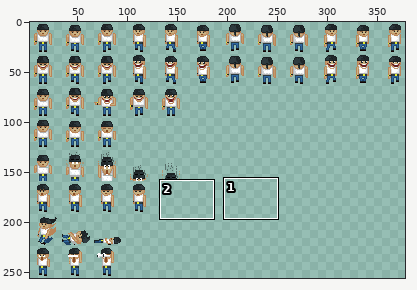
Sprite sheet -- gfx/Assets/Characters/bullo.png. Above: a wide view before the commit, with the close-up outlined.
Close-up. First the earlier version:
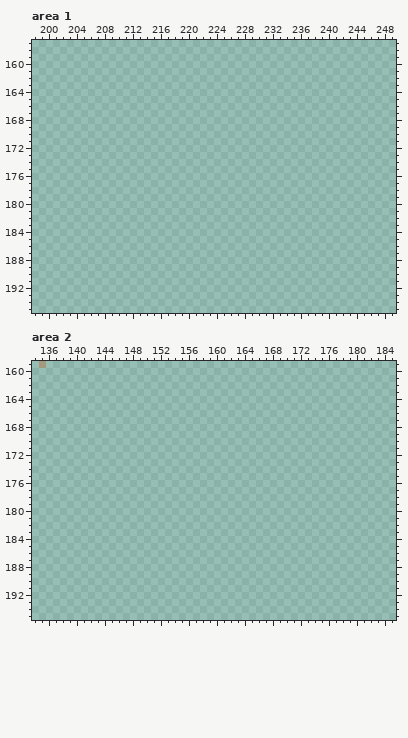
The file is 384x256 pixels. Colours within 5 levels of each other are drawn and written as one. Shown: area 1: x 198..249, y 157..195; area 2: x 134..185, y 159..195. The wide view leaves out empty margins. The commit also changed other parts of the picture, which this record leaves out.
The result:
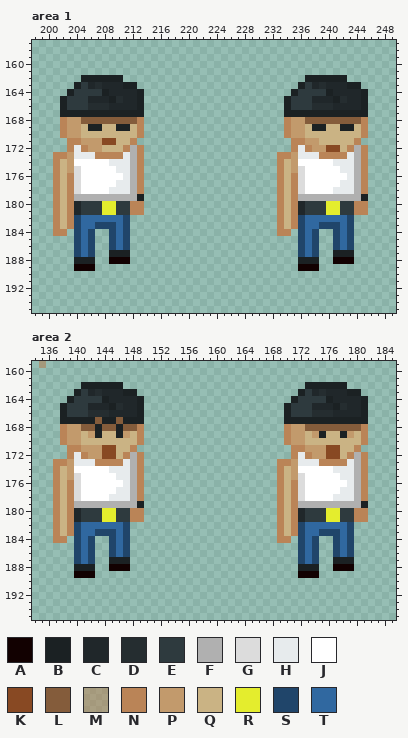
Palette (. is transparent): A #120101  B #1b2123  C #20272a  D #252d30  E #2e3a3e  F #b0b0b0  G #dcdcdc  H #e7ebed  J #ffffff  K #884923  L #845c3b  M #ba845789  N #ba8457  P #c29a6c  Q #cab384  R #e4ed2d  S #20456a  T #3068a0
The edit:
Changed rows in their new state; - is an unchanged pixel.
Area 1:
first column x 201:
162 ----BBBBBB--------------------------BBBBBB---
163 ---BECDCCCBB-----------------------BECDCCCBB-
164 --BEEEEBCCCCB---------------------BEEEEBCCCCB
165 -BEEECCCBDCCB--------------------BEEECCCBDCCB
166 -BEEEDDDCCCCB--------------------BEEEDDDCCCCB
167 -BBBBBBBBBBBB--------------------BBBBBBBBBBBB
168 -NPPLLLLLLLLN--------------------NPPLLLLLLLLN
169 -NPPQBBQQBBQN--------------------NPPQBBQQBBQN
170 -NPPQQQQQQQQN--------------------NPPQQQQQQQQN
171 --NNPPPKKQQN----------------------NNPPQQQQQN-
172 --NHNPPQQQNFN---------------------NHNPPKKQNFN
173 NNPHHHNNNNHFN-------------------NNPHHHNNNNHFN
174 NQPJJJJJHHHFN-------------------NQPJJJJJHHHFN
175 NQPGJJJJJHHFN-------------------NQPGJJJJJHHFN
176 NQNGJJJJJJHFN-------------------NQNGJJJJJJHFN
177 NQNGJJJJJHHFN-------------------NQNGJJJJJHHFN
178 NQNGJJJJHHHFN-------------------NQNGJJJJHHHFN
179 NQNFFFFFFFFFB-------------------NQNFFFFFFFFFB
180 NQNCEEERREENN-------------------NQNCEEERREENN
181 NQNCEEERREENN-------------------NQNCEEERREENN
182 NQNSTTTTTTS---------------------NQNSTTTTTTS--
183 NQNSTTSSSTS---------------------NQNSTTSSSTS--
184 NN-STS--STS---------------------NN-STS--STS--
185 ---STS--STS------------------------STS--STS--
186 ---STS--STS------------------------STS--STS--
187 ---STS--BBB------------------------STS--BBB--
188 ---BBB--AAA------------------------BBB--AAA--
189 ---AAA-----------------------------AAA-------
Area 2:
first column x 137:
162 ----BBBBBB--------------------------BBBBBB---
163 ---BECDCCCBB-----------------------BECDCCCBB-
164 --BEEEEBCCCCB---------------------BEEEEBCCCCB
165 -BEEECCCBDCCB--------------------BEEECCCBDCCB
166 -BEEEDDDCCCCB--------------------BEEEDDDCCCCB
167 -BBBBBLBBLBBB--------------------BBBBBBBBBBBB
168 -NPPLLBLLBLLN--------------------NPPLLLLLLLLN
169 -NPPQPBQQBPQN--------------------NPPQPBQQBPQN
170 -NPPQQQQQQQQN--------------------NPPQQQQQQQQN
171 --NNPPPKKQQN----------------------NNPPPKKQQN-
172 --NHNPPKKQNFN---------------------NHNPPKKQNFN
173 NNPHHHNNNNHFN-------------------NNPHHHNNNNHFN
174 NQPJJJJJHHHFN-------------------NQPJJJJJHHHFN
175 NQPGJJJJJHHFN-------------------NQPGJJJJJHHFN
176 NQNGJJJJJJHFN-------------------NQNGJJJJJJHFN
177 NQNGJJJJJHHFN-------------------NQNGJJJJJHHFN
178 NQNGJJJJHHHFN-------------------NQNGJJJJHHHFN
179 NQNFFFFFFFFFB-------------------NQNFFFFFFFFFB
180 NQNCEEERREENN-------------------NQNCEEERREENN
181 NQNCEEERREENN-------------------NQNCEEERREENN
182 NQNSTTTTTTS---------------------NQNSTTTTTTS--
183 NQNSTTSSSTS---------------------NQNSTTSSSTS--
184 NN-STS--STS---------------------NN-STS--STS--
185 ---STS--STS------------------------STS--STS--
186 ---STS--STS------------------------STS--STS--
187 ---STS--BBB------------------------STS--BBB--
188 ---BBB--AAA------------------------BBB--AAA--
189 ---AAA-----------------------------AAA-------
Where, in picture pixels (left, top, right, bottom), the same in both close-ups:
added: (53, 75, 144, 271)
added: (277, 75, 368, 271)
added: (53, 382, 144, 578)
added: (277, 382, 368, 578)
